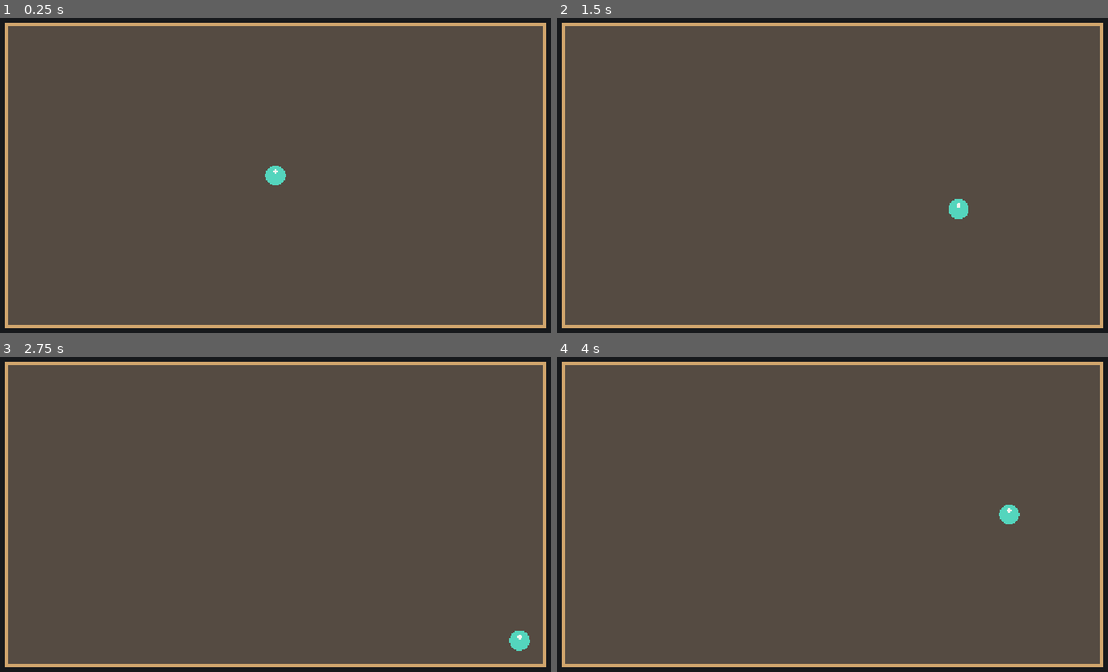
Above: before the commit, frames 1-4 (two rows, left to right).
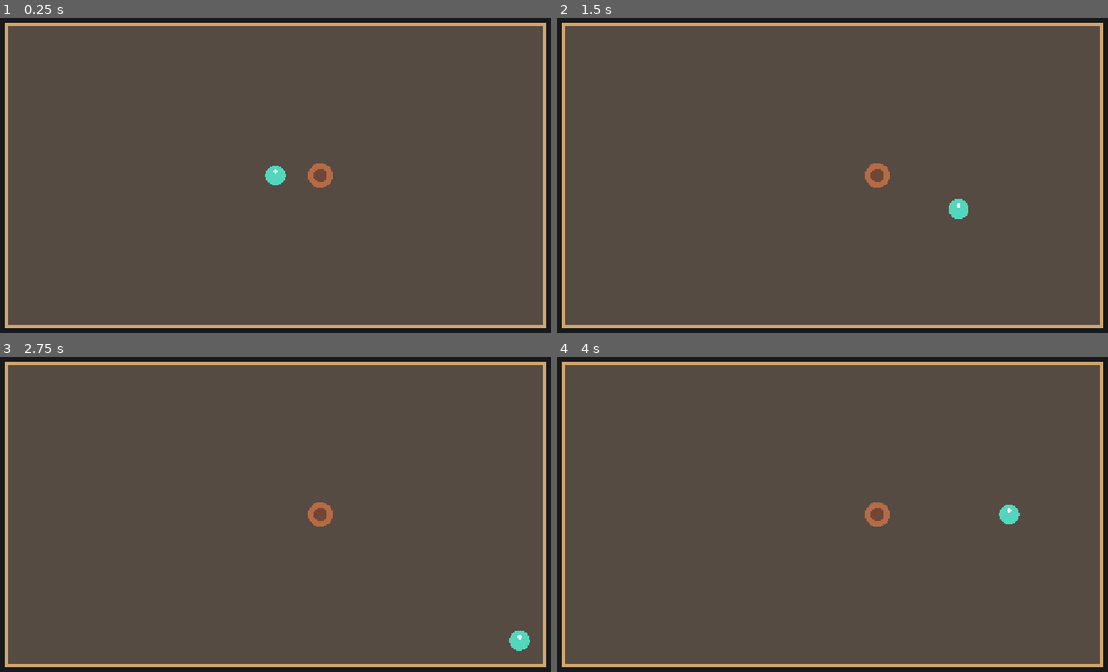
Above: after the commit, the same moments.

Repository: crawzler/Ludus
Game: Godot game, scene res://scenes/arena.tscn
Same seed, same stepped clock (60 frames per second), same inputs: the game is played once before the commit and once after it.
Inputs:
- Up to frame 1 (0.25 s): no input
- Up to frame 2 (1.5 s): tap Enter at 0.5 s; hold D (move_right) 0.53-1.28 s; tap F (attack, bound only after the commit) at 0.6, 1.35 s; hold S (move_down) from 1.28 s (still down)
- Up to frame 3 (2.75 s): release S (move_down) at 2.03 s; hold D (move_right) from 2.03 s (still down); tap F (attack, bound only after the commit) at 2.1 s
- Up to frame 4 (4 s): release D (move_right) at 2.78 s; hold W (move_up) 2.78-3.53 s; tap F (attack, bound only after the commit) at 2.85, 3.6 s; hold A (move_left) from 3.53 s (still down)

The runs differ from the first frame. In frame 1, 0.3% of the frame differs, in the area x 55-61%, y 46-54%; in frame 2, 0.3%; in frame 3, 0.3%; in frame 4, 0.3%.

Commit message:
feat: add basic training target attack
Co-authored-by: Copilot <223556219+Copilot@users.noreply.github.com>

Diff:
--- a/project.godot
+++ b/project.godot
@@ -46,6 +46,10 @@
 , Object(InputEventKey,"resource_local_to_scene":false,"resource_name":"","device":-1,"window_id":0,"alt_pressed":false …(186 unchanged characters)…
 ]
 }
+attack={
+"deadzone": 0.2,
+"events": [Object(InputEventKey,"resource_local_to_scene":false,"resource_name":"","device":-1,"window_id":0,"alt_pressed":false,"shift_pressed":false,"ctrl_pressed":false,"meta_pressed":false,"pressed":false,"keycode":0,"physical_keycode":70,"key_label":0,"unicode":0,"location":0,"echo":false,"script":null)]
+}
 
 [physics]
 
--- a/scenes/arena.tscn
+++ b/scenes/arena.tscn
@@ -2,6 +2,7 @@
 
 [ext_resource type="Script" path="res://scripts/arena.gd" id="1_arena"]
 [ext_resource type="PackedScene" path="res://scenes/player.tscn" id="2_player"]
+[ext_resource type="PackedScene" path="res://scenes/training_target.tscn" id="3_target"]
 
 [node name="Arena" type="Node2D"]
 script = ExtResource("1_arena")
@@ -9,6 +10,9 @@
 [node name="Player" parent="." instance=ExtResource("2_player")]
 position = Vector2(480, 270)
 
+[node name="TrainingTarget" parent="." instance=ExtResource("3_target")]
+position = Vector2(560, 270)
+
 [node name="Camera2D" type="Camera2D" parent="."]
 position = Vector2(480, 270)
 enabled = true
--- /dev/null
+++ b/scenes/training_target.tscn
@@ -0,0 +1,6 @@
+[gd_scene load_steps=2 format=3]
+
+[ext_resource type="Script" path="res://scripts/training_target.gd" id="1_target"]
+
+[node name="TrainingTarget" type="Node2D" groups=["training_target"]]
+script = ExtResource("1_target")
--- a/scripts/player.gd
+++ b/scripts/player.gd
@@ -1,6 +1,8 @@
 extends CharacterBody2D
 
 const MOVE_SPEED: float = 300.0
+const ATTACK_RANGE: float = 48.0
+const ATTACK_DAMAGE: int = 1
 
 
 func _physics_process(_delta: float) -> void:
@@ -12,6 +14,15 @@
 	)
 	velocity = move_direction * MOVE_SPEED
 	move_and_slide()
+	if Input.is_action_just_pressed("attack"):
+		_attack()
+
+
+func _attack() -> void:
+	for target: Node2D in get_tree().get_nodes_in_group("training_target"):
+		if global_position.distance_to(target.global_position) <= ATTACK_RANGE:
+			target.call("take_damage", ATTACK_DAMAGE)
+			return
 
 
 func _draw() -> void:
--- /dev/null
+++ b/scripts/training_target.gd
@@ -0,0 +1,35 @@
+extends Node2D
+
+const MAX_HEALTH: int = 3
+const HIT_FLASH_DURATION: float = 0.12
+const TARGET_COLOR: Color = Color("#b56b45")
+const HIT_COLOR: Color = Color("#fff2a6")
+
+var health: int = MAX_HEALTH
+var hit_flash_tween: Tween
+var is_defeated: bool = false
+
+
+func take_damage(amount: int) -> void:
+	if is_defeated:
+		return
+
+	health -= amount
+	_show_hit_feedback()
+	if health <= 0:
+		is_defeated = true
+		await get_tree().create_timer(HIT_FLASH_DURATION).timeout
+		queue_free()
+
+
+func _show_hit_feedback() -> void:
+	if hit_flash_tween and hit_flash_tween.is_running():
+		hit_flash_tween.kill()
+	modulate = HIT_COLOR
+	hit_flash_tween = create_tween()
+	hit_flash_tween.tween_property(self, "modulate", Color.WHITE, HIT_FLASH_DURATION)
+
+
+func _draw() -> void:
+	draw_circle(Vector2.ZERO, 22.0, TARGET_COLOR)
+	draw_circle(Vector2.ZERO, 12.0, Color("#704637"))
Not shown, added: scripts/training_target.gd.uid
Not shown, changed: docs/DIARIO_DE_DESENVOLVIMENTO.md
Not shown, changed: docs/ESTADO_ATUAL.md
